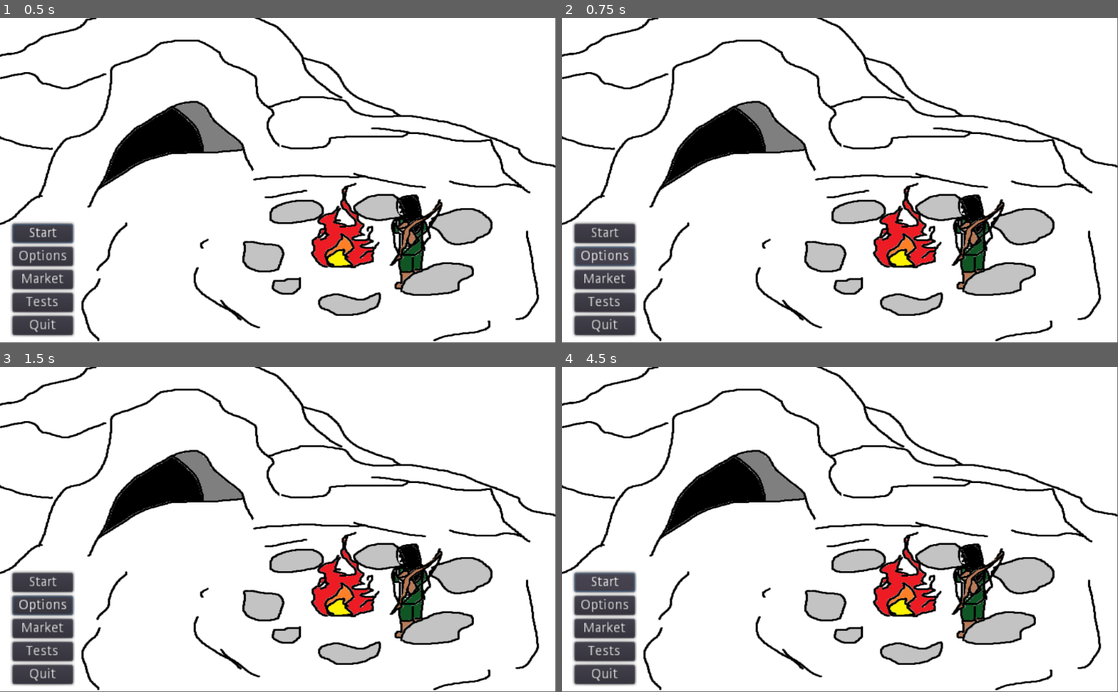
Above: before the commit, frames 1-4 (two rows, left to right).
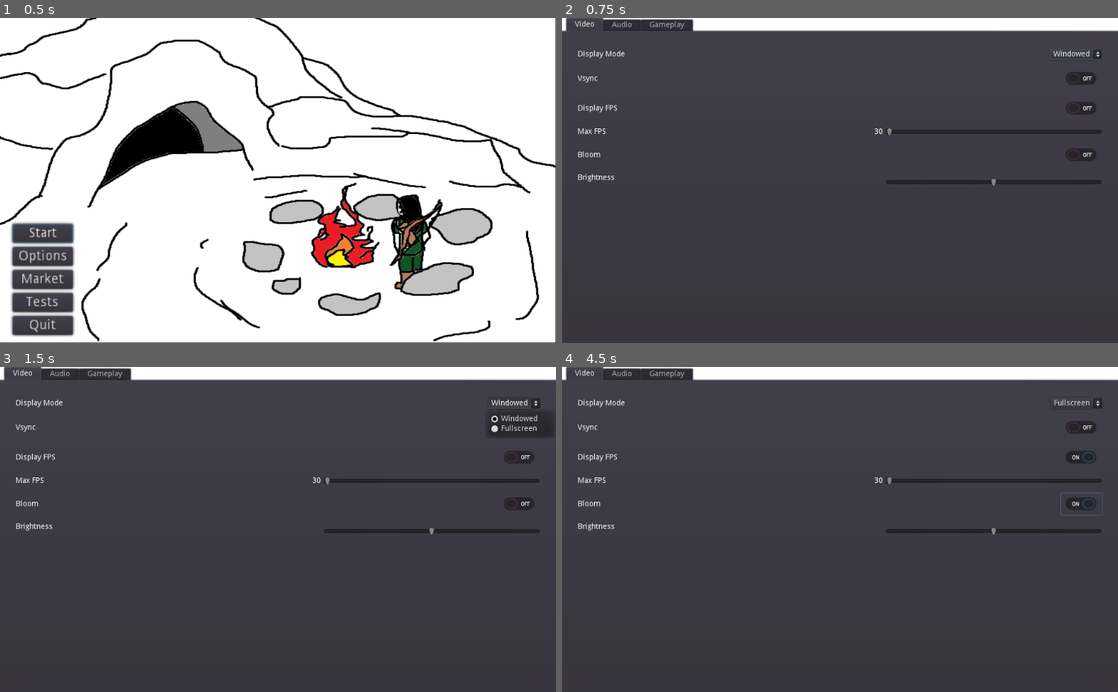
Above: after the commit, the same moments.

Repository: rwyndrum4/MENDAX
Game: Godot game, scene res://Game.tscn
The game is run twice, just before and just after one commit, with the same random seed, the same clock (stepped at 60 frames per second) and the same inputs. Before the commit the project has no main scene; this scene is started directly in both runs.
Inputs (mouse positions are in pixels of both pictures, inside the frame that each line leads up to):
- Up to frame 1 (0.5 s): no input
- Up to frame 2 (0.75 s): click "Options" at 0.5 s
- Up to frame 3 (1.5 s): click (511, 402) at 1.25 s, where only the run after the commit has a clickable "Windowed"
- Up to frame 4 (4.5 s): click (1079, 428) at 2.02 s; click (1079, 458) at 2.77 s; click (1079, 503) at 3.52 s; click "Start" at 4.25 s

Frame 1 is identical in both runs. In frame 2, 94% of the frame differs, in the area x 0-100%, y 0-100%; in frame 3, 94%; in frame 4, 94%.

Commit message:
Adding initial options menu This includes: A menu with multiple tabs A save file function so user's prefereneces load when the game is launched again As well as a new Loader folder specifically made for scripts that launch when game is run

Diff:
--- a/game/Game.tscn
+++ b/game/Game.tscn
@@ -1,7 +1,8 @@
-[gd_scene load_steps=3 format=2]
+[gd_scene load_steps=4 format=2]
 
 [ext_resource path="res://Scripts/MainMenu.gd" type="Script" id=1]
 [ext_resource path="res://Assets/temp_bg.png" type="Texture" id=2]
+[ext_resource path="res://Scripts/SettingsMenu/settingsMenu.tscn" type="PackedScene" id=3]
 
 [node name="MainMenu" type="Control"]
 anchor_right = 1.0
@@ -56,6 +57,8 @@
 focus_neighbour_bottom = NodePath("../Start")
 text = "Quit"
 
+[node name="SettingsMenu" parent="." instance=ExtResource( 3 )]
+
 [connection signal="pressed" from="VBoxContainer/Start" to="." method="_on_Start_pressed"]
 [connection signal="pressed" from="VBoxContainer/Options" to="." method="_on_Options_pressed"]
 [connection signal="pressed" from="VBoxContainer/Market" to="." method="_on_Market_pressed"]
--- /dev/null
+++ b/game/Loader/globalSettings.gd
@@ -0,0 +1,61 @@
+#based on tutorial provided by https://www.youtube.com/watch?v=cQkEPej_gRU
+
+extends Node
+
+# Engine Signals - Most of these are just defined and not used as of yet
+signal fpsDisplayed(value)
+signal bloomToggled(value)
+signal brightnessUpdated(value)
+signal mouseSenseUpdated(value)
+
+#function that is called when user wants to change their window version
+#if value passed = true, game goes fullscreen
+#if value passed = false, game goes windowed
+func toggle_fullscreen(value):
+	OS.window_fullscreen = value
+	Save.game_data.fullscreen_on = value
+	Save.save_data()
+
+#function to toggle vsync on and off
+#if value = true, vsync on
+#if value = false, vsync off
+func toggle_vsync(value):
+	OS.vsync_enabled = value
+	Save.game_data.vsync_on = value
+	Save.save_data()
+
+#function to toggle on the fps display
+#not currently fully implemented
+func toggle_fps_display(value):
+	emit_signal("fpsDisplayed",value)
+	Save.game_data.display_fps = value
+	Save.save_data()
+
+#function to set the engine's max fps value
+#if user sets value to 500, set target fps to 0 -> this means unlimited fps
+#otherwise user sets fps value between 30 and 500
+func set_max_fps(value):
+	Engine.target_fps = value if value < 500 else 0
+	Save.game_data.max_fps = Engine.target_fps if value < 500 else 500
+	Save.save_data()
+
+#function to toggle on bloom
+#not full implemented yet
+func toggle_bloom(value):
+	emit_signal("bloomToggled",value)
+	Save.game_data.bloom_on = value
+	Save.save_data()
+
+#function to change brigtness
+#not full implemented yet
+func update_brightness(value):
+	emit_signal("brightnessUpdated",value)
+	Save.game_data.brightness = value
+	Save.save_data()
+
+#function to change mouse sens
+#not full implemented yet
+func update_mouse_sens(value):
+	emit_signal("mouseSenseUpdated",value)
+	Save.game_data.mouse_sens = value
+	Save.save_data()
--- /dev/null
+++ b/game/Loader/save.gd
@@ -0,0 +1,44 @@
+#based on tutorial provided by https://www.youtube.com/watch?v=cQkEPej_gRU
+
+extends Node
+
+#filename of the user's save file
+const SAVEFILE = "user://saveFile.save"
+
+#dictionary to store the user data
+var game_data = {}
+
+#function that is called when the game is turned on
+#loads user's already defined data OR created new data
+func _ready():
+	load_data()
+
+#loads the data currently in user's save file, or
+#creates a new one if first time playing and sets
+#default values
+func load_data():
+	var file = File.new()
+	if not file.file_exists(SAVEFILE):
+		game_data = {
+			"fullscreen_on": false,
+			"vsync_on": false,
+			"display_fps": false,
+			"max_fps": 0,
+			"bloom_on": false,
+			"brightness": 1,
+			"master_vol": -10,
+			"music_vol": -10,
+			"sfx_vol": -10,
+			"mouse_sens": 0.1,
+		}
+		save_data()
+	file.open(SAVEFILE, File.READ)
+	game_data = file.get_var()
+	file.close()
+
+#saves data currently in game_data object to file
+func save_data():
+	var file = File.new()
+	file.open(SAVEFILE, File.WRITE)
+	file.store_var(game_data)
+	file.close()
--- a/game/Scripts/MainMenu.gd
+++ b/game/Scripts/MainMenu.gd
@@ -1,10 +1,7 @@
 extends Control
 
-
-# Declare member variables here. Examples:
-# var a = 2
-# var b = "text"
-
+# Member Variables
+onready var settingsMenu = $SettingsMenu
 
 # Called when the node enters the scene tree for the first time.
 func _ready():
@@ -15,22 +12,22 @@
 #func _process(delta):
 #	pass
 
-
+#function that is called when the start button is pressed
 func _on_Start_pressed():
 	pass # Replace with function body.
 
+#function that is called when the options button is pressed
+func _on_Options_pressed():
+	settingsMenu.popup_centered()
 
-func _on_Options_pressed():
-	pass # Replace with function body.
-
-
+#function that is called when the market button is pressed
 func _on_Market_pressed():
 	pass # Replace with function body.
 
-
+#function that is called when the tests button is pressed
 func _on_Tests_pressed():
 	pass # Replace with function body.
 
-
+#function that is called when the quit button is pressed
 func _on_Quit_pressed():
 	get_tree().quit()
--- /dev/null
+++ b/game/Scripts/SettingsMenu/settingsMenu.gd
@@ -0,0 +1,85 @@
+#based on tutorial provided by https://www.youtube.com/watch?v=cQkEPej_gRU
+
+extends Popup
+
+# Video Settings
+onready var displayOptions = $SettingsTabs/Video/MarginContainer/videoSettings/DisplayOptionsButton
+onready var vsyncButton = $SettingsTabs/Video/MarginContainer/videoSettings/VsyncButton
+onready var displayFpsButton = $SettingsTabs/Video/MarginContainer/videoSettings/DisplayFpsButton
+onready var maxFpsVal = $SettingsTabs/Video/MarginContainer/videoSettings/FpsSlider/MaxFpsVal
+onready var maxFpsSlider = $SettingsTabs/Video/MarginContainer/videoSettings/FpsSlider/MaxFpsSlider
+onready var bloomButton = $SettingsTabs/Video/MarginContainer/videoSettings/BloomButton
+onready var brightnessSlider = $SettingsTabs/Video/MarginContainer/videoSettings/Brightness/BrightnessSlider
+
+# Audio Settings
+onready var masterVolSlider = $SettingsTabs/Audio/MarginContainer/audioSettings/MasterVol/MasterVolSlider
+onready var musicVolSlider = $SettingsTabs/Audio/MarginContainer/audioSettings/MusicVal/MusicVolSlider
+onready var sfxVolSlider = $SettingsTabs/Audio/MarginContainer/audioSettings/SfxVol/SfxVolSlider
+
+# Gameplay Settings
+onready var mouseVal = $SettingsTabs/Gameplay/GameplaySettings/audioSettings/MouseSense/MouseVal
+onready var mouseSlider = $SettingsTabs/Gameplay/GameplaySettings/audioSettings/MouseSense/MouseSensSlider
+
+func _ready():
+	#instnacing display option (Fullscreen or Windowed)
+	displayOptions.select(1 if Save.game_data.fullscreen_on else 0)
+	GlobalSettings.toggle_fullscreen(Save.game_data.fullscreen_on)
+	#instancing Vsync options
+	vsyncButton.pressed = Save.game_data.vsync_on
+	#instancing Fps settings
+	displayFpsButton.pressed = Save.game_data.display_fps
+	#instancing Fps slider
+	maxFpsSlider.value = Save.game_data.max_fps
+	#instancing bloom
+	bloomButton.pressed = Save.game_data.bloom_on
+	#instancing brightness
+	brightnessSlider.value = Save.game_data.brightness
+	#instancing Master Volume
+	masterVolSlider.value = Save.game_data.master_vol
+	#instancing Mouse Sens
+	mouseSlider.value = Save.game_data.mouse_sens
+
+
+#called when the display options dropdown options are pressed
+func _on_DisplayOptionsButton_item_selected(index):
+	GlobalSettings.toggle_fullscreen(true if index == 1 else false)
+
+
+#called when the vsync button is pressed
+func _on_VsyncButton_toggled(button_pressed):
+	GlobalSettings.toggle_vsync(button_pressed)
+
+
+#called when the display fps button is pressed
+func _on_DisplayFpsButton_toggled(button_pressed):
+	GlobalSettings.toggle_fps_display(button_pressed)
+
+#called when the fps slider is moved
+func _on_MaxFpsSlider_value_changed(value):
+	GlobalSettings.set_max_fps(value)
+	maxFpsVal.text = str(value) if value < maxFpsSlider.max_value else "Max"
+
+#called when the bloom button is pressed
+func _on_BloomButton_toggled(button_pressed):
+	GlobalSettings.toggle_bloom(button_pressed)
+
+#called when the brightness slider is moved
+func _on_BrightnessSlider_value_changed(value):
+	GlobalSettings.update_brightness(value)
+
+##called when the master volume slider is moved
+#func _on_MasterVolSlider_value_changed(value):
+#	pass
+#
+##called when the music volume slider is moved
+#func _on_MusicVolSlider_value_changed(value):
+#	pass # Replace with function body.
+#
+#
+#func _on_SfxVolSlider_value_changed(value):
+#	pass # Replace with function body.
+
+
+func _on_MouseSensSlider_value_changed(value):
+	GlobalSettings.update_mouse_sens(value)
+	mouseVal.text = str(value)
--- /dev/null
+++ b/game/Scripts/SettingsMenu/settingsMenu.tscn
@@ -0,0 +1,310 @@
+[gd_scene load_steps=2 format=2]
+
+[ext_resource path="res://Scripts/SettingsMenu/settingsMenu.gd" type="Script" id=1]
+
+[node name="SettingsMenu" type="Popup"]
+anchor_right = 1.0
+anchor_bottom = 1.0
+script = ExtResource( 1 )
+
+[node name="Background" type="ColorRect" parent="."]
+anchor_right = 1.0
+anchor_bottom = 1.0
+
+[node name="SettingsTabs" type="TabContainer" parent="."]
+anchor_right = 1.0
+anchor_bottom = 1.0
+tab_align = 0
+
+[node name="Video" type="Tabs" parent="SettingsTabs"]
+anchor_right = 1.0
+anchor_bottom = 1.0
+margin_left = 4.0
+margin_top = 32.0
+margin_right = -4.0
+margin_bottom = -4.0
+
+[node name="MarginContainer" type="MarginContainer" parent="SettingsTabs/Video"]
+anchor_right = 1.0
+anchor_bottom = 1.0
+custom_constants/margin_right = 25
+custom_constants/margin_top = 25
+custom_constants/margin_left = 25
+custom_constants/margin_bottom = 25
+
+[node name="videoSettings" type="GridContainer" parent="SettingsTabs/Video/MarginContainer"]
+margin_left = 25.0
+margin_top = 25.0
+margin_right = 991.0
+margin_bottom = 539.0
+custom_constants/vseparation = 15
+columns = 2
+
+[node name="DisplayModeLabel" type="Label" parent="SettingsTabs/Video/MarginContainer/videoSettings"]
+margin_top = 3.0
+margin_right = 87.0
+margin_bottom = 17.0
+text = "Display Mode"
+
+[node name="DisplayOptionsButton" type="OptionButton" parent="SettingsTabs/Video/MarginContainer/videoSettings"]
+margin_left = 870.0
+margin_right = 966.0
+margin_bottom = 20.0
+size_flags_horizontal = 10
+text = "Windowed"
+items = [ "Windowed", null, false, 0, null, "Fullscreen", null, false, 1, null ]
+selected = 0
+
+[node name="VsyncLabel" type="Label" parent="SettingsTabs/Video/MarginContainer/videoSettings"]
+margin_top = 48.0
+margin_right = 87.0
+margin_bottom = 62.0
+text = "Vsync"
+
+[node name="VsyncButton" type="CheckButton" parent="SettingsTabs/Video/MarginContainer/videoSettings"]
+margin_left = 890.0
+margin_top = 35.0
+margin_right = 966.0
+margin_bottom = 75.0
+size_flags_horizontal = 10
+
+[node name="DisplayFpsLabel" type="Label" parent="SettingsTabs/Video/MarginContainer/videoSettings"]
+margin_top = 103.0
+margin_right = 87.0
+margin_bottom = 117.0
+text = "Display FPS"
+
+[node name="DisplayFpsButton" type="CheckButton" parent="SettingsTabs/Video/MarginContainer/videoSettings"]
+margin_left = 890.0
+margin_top = 90.0
+margin_right = 966.0
+margin_bottom = 130.0
+size_flags_horizontal = 10
+
+[node name="MaxFpsLabel" type="Label" parent="SettingsTabs/Video/MarginContainer/videoSettings"]
+margin_top = 146.0
+margin_right = 87.0
+margin_bottom = 160.0
+text = "Max FPS"
+
+[node name="FpsSlider" type="HBoxContainer" parent="SettingsTabs/Video/MarginContainer/videoSettings"]
+margin_left = 536.0
+margin_top = 145.0
+margin_right = 966.0
+margin_bottom = 161.0
+size_flags_horizontal = 10
+
+[node name="MaxFpsVal" type="Label" parent="SettingsTabs/Video/MarginContainer/videoSettings/FpsSlider"]
+margin_top = 1.0
+margin_right = 26.0
+margin_bottom = 15.0
+text = "Max"
+
+[node name="MaxFpsSlider" type="HSlider" parent="SettingsTabs/Video/MarginContainer/videoSettings/FpsSlider"]
+margin_left = 30.0
+margin_right = 430.0
+margin_bottom = 16.0
+rect_min_size = Vector2( 400, 0 )
+size_flags_horizontal = 10
+size_flags_vertical = 1
+min_value = 30.0
+max_value = 500.0
+value = 500.0
+
+[node name="BloomLabel" type="Label" parent="SettingsTabs/Video/MarginContainer/videoSettings"]
+margin_top = 189.0
+margin_right = 87.0
+margin_bottom = 203.0
+text = "Bloom"
+
+[node name="BloomButton" type="CheckButton" parent="SettingsTabs/Video/MarginContainer/videoSettings"]
+margin_left = 890.0
+margin_top = 176.0
+margin_right = 966.0
+margin_bottom = 216.0
+size_flags_horizontal = 10
+
+[node name="BrightnessLabel" type="Label" parent="SettingsTabs/Video/MarginContainer/videoSettings"]
+margin_top = 231.0
+margin_right = 87.0
+margin_bottom = 262.0
+text = "Brightness
+"
+
+[node name="Brightness" type="HBoxContainer" parent="SettingsTabs/Video/MarginContainer/videoSettings"]
+margin_left = 566.0
+margin_top = 231.0
+margin_right = 966.0
+margin_bottom = 262.0
+size_flags_horizontal = 10
+
+[node name="BrightnessSlider" type="HSlider" parent="SettingsTabs/Video/MarginContainer/videoSettings/Brightness"]
+margin_right = 400.0
+margin_bottom = 31.0
+rect_min_size = Vector2( 400, 0 )
+size_flags_horizontal = 10
+size_flags_vertical = 1
+max_value = 2.0
+step = 0.1
+value = 1.0
+
+[node name="Audio" type="Tabs" parent="SettingsTabs"]
+visible = false
+anchor_right = 1.0
+anchor_bottom = 1.0
+margin_left = 4.0
+margin_top = 32.0
+margin_right = -4.0
+margin_bottom = -4.0
+
+[node name="MarginContainer" type="MarginContainer" parent="SettingsTabs/Audio"]
+anchor_right = 1.0
+anchor_bottom = 1.0
+custom_constants/margin_right = 25
+custom_constants/margin_top = 25
+custom_constants/margin_left = 25
+custom_constants/margin_bottom = 25
+
+[node name="audioSettings" type="GridContainer" parent="SettingsTabs/Audio/MarginContainer"]
+margin_left = 25.0
+margin_top = 25.0
+margin_right = 991.0
+margin_bottom = 539.0
+custom_constants/vseparation = 15
+columns = 2
+
+[node name="MasterVolLabel" type="Label" parent="SettingsTabs/Audio/MarginContainer/audioSettings"]
+margin_right = 97.0
+margin_bottom = 31.0
+text = "Master Volume
+"
+
+[node name="MasterVol" type="HBoxContainer" parent="SettingsTabs/Audio/MarginContainer/audioSettings"]
+margin_left = 566.0
+margin_right = 966.0
+margin_bottom = 31.0
+size_flags_horizontal = 10
+
+[node name="MasterVolSlider" type="HSlider" parent="SettingsTabs/Audio/MarginContainer/audioSettings/MasterVol"]
+margin_right = 400.0
+margin_bottom = 31.0
+rect_min_size = Vector2( 400, 0 )
+size_flags_horizontal = 10
+size_flags_vertical = 1
+min_value = -50.0
+max_value = 0.0
+value = -10.0
+
+[node name="MusicValLabel" type="Label" parent="SettingsTabs/Audio/MarginContainer/audioSettings"]
+margin_top = 47.0
+margin_right = 97.0
+margin_bottom = 61.0
+text = "Music Volume"
+
+[node name="MusicVal" type="HBoxContainer" parent="SettingsTabs/Audio/MarginContainer/audioSettings"]
+margin_left = 566.0
+margin_top = 46.0
+margin_right = 966.0
+margin_bottom = 62.0
+size_flags_horizontal = 10
+
+[node name="MusicVolSlider" type="HSlider" parent="SettingsTabs/Audio/MarginContainer/audioSettings/MusicVal"]
+margin_right = 400.0
+margin_bottom = 16.0
+rect_min_size = Vector2( 400, 0 )
+size_flags_horizontal = 10
+size_flags_vertical = 1
+min_value = -50.0
+max_value = 0.0
+value = -10.0
+
+[node name="SfxVolLabel" type="Label" parent="SettingsTabs/Audio/MarginContainer/audioSettings"]
+margin_top = 77.0
+margin_right = 97.0
+margin_bottom = 108.0
+text = "SFX Volume
+"
+
+[node name="SfxVol" type="HBoxContainer" parent="SettingsTabs/Audio/MarginContainer/audioSettings"]
+margin_left = 566.0
+margin_top = 77.0
+margin_right = 966.0
+margin_bottom = 108.0
+size_flags_horizontal = 10
+
+[node name="SfxVolSlider" type="HSlider" parent="SettingsTabs/Audio/MarginContainer/audioSettings/SfxVol"]
+margin_right = 400.0
+margin_bottom = 31.0
+rect_min_size = Vector2( 400, 0 )
+size_flags_horizontal = 10
+size_flags_vertical = 1
+min_value = -50.0
+max_value = 0.0
+value = -10.0
+
+[node name="Gameplay" type="Tabs" parent="SettingsTabs"]
+visible = false
+anchor_right = 1.0
+anchor_bottom = 1.0
+margin_left = 4.0
+margin_top = 32.0
+margin_right = -4.0
+margin_bottom = -4.0
+
+[node name="GameplaySettings" type="MarginContainer" parent="SettingsTabs/Gameplay"]
+anchor_right = 1.0
+anchor_bottom = 1.0
+custom_constants/margin_right = 25
+custom_constants/margin_top = 25
+custom_constants/margin_left = 25
+custom_constants/margin_bottom = 25
+
+[node name="audioSettings" type="GridContainer" parent="SettingsTabs/Gameplay/GameplaySettings"]
+margin_left = 25.0
+margin_top = 25.0
+margin_right = 991.0
+margin_bottom = 539.0
+custom_constants/vseparation = 15
+columns = 2
+
+[node name="MouseSenseLabel" type="Label" parent="SettingsTabs/Gameplay/GameplaySettings/audioSettings"]
+margin_top = 47.0
+margin_right = 113.0
+margin_bottom = 61.0
+text = "Mouse Sensitivity"
+
+[node name="MouseSense" type="HBoxContainer" parent="SettingsTabs/Gameplay/GameplaySettings/audioSettings"]
+margin_left = 542.0
+margin_top = 46.0
+margin_right = 966.0
+margin_bottom = 62.0
+size_flags_horizontal = 10
+
+[node name="MouseVal" type="Label" parent="SettingsTabs/Gameplay/GameplaySettings/audioSettings/MouseSense"]
+margin_top = 1.0
+margin_right = 20.0
+margin_bottom = 15.0
+text = "0.1"
+
+[node name="MouseSensSlider" type="HSlider" parent="SettingsTabs/Gameplay/GameplaySettings/audioSettings/MouseSense"]
+margin_left = 24.0
+margin_right = 424.0
+margin_bottom = 16.0
+rect_min_size = Vector2( 400, 0 )
+size_flags_horizontal = 10
+size_flags_vertical = 1
+min_value = 0.05
+max_value = 3.0
+step = 0.01
+value = 0.1
+
+[connection signal="item_selected" from="SettingsTabs/Video/MarginContainer/videoSettings/DisplayOptionsButton" to="." method="_on_DisplayOptionsButton_item_selected"]
+[connection signal="toggled" from="SettingsTabs/Video/MarginContainer/videoSettings/VsyncButton" to="." method="_on_VsyncButton_toggled"]
+[connection signal="toggled" from="SettingsTabs/Video/MarginContainer/videoSettings/DisplayFpsButton" to="." method="_on_DisplayFpsButton_toggled"]
+[connection signal="value_changed" from="SettingsTabs/Video/MarginContainer/videoSettings/FpsSlider/MaxFpsSlider" to="." method="_on_MaxFpsSlider_value_changed"]
+[connection signal="toggled" from="SettingsTabs/Video/MarginContainer/videoSettings/BloomButton" to="." method="_on_BloomButton_toggled"]
+[connection signal="value_changed" from="SettingsTabs/Video/MarginContainer/videoSettings/Brightness/BrightnessSlider" to="." method="_on_BrightnessSlider_value_changed"]
+[connection signal="value_changed" from="SettingsTabs/Audio/MarginContainer/audioSettings/MasterVol/MasterVolSlider" to="." method="_on_MasterVolSlider_value_changed"]
+[connection signal="value_changed" from="SettingsTabs/Audio/MarginContainer/audioSettings/MusicVal/MusicVolSlider" to="." method="_on_MusicValSlider_value_changed"]
+[connection signal="value_changed" from="SettingsTabs/Audio/MarginContainer/audioSettings/SfxVol/SfxVolSlider" to="." method="_on_SfxVolSlider_value_changed"]
+[connection signal="value_changed" from="SettingsTabs/Gameplay/GameplaySettings/audioSettings/MouseSense/MouseSensSlider" to="." method="_on_MouseSensSlider_value_changed"]
--- a/game/project.godot
+++ b/game/project.godot
@@ -11,7 +11,13 @@
 [application]
 
 config/name="placeholder name B)"
+run/main_scene="res://Game.tscn"
 config/icon="res://icon.png"
+
+[autoload]
+
+GlobalSettings="*res://Loader/globalSettings.gd"
+Save="*res://Loader/save.gd"
 
 [gui]
 
